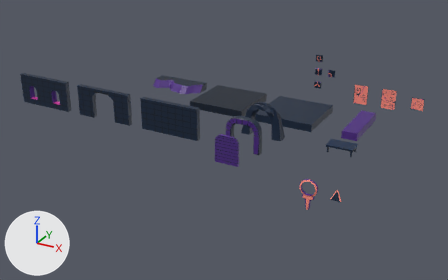
A saved change to the Blender file blender/assets.blend.
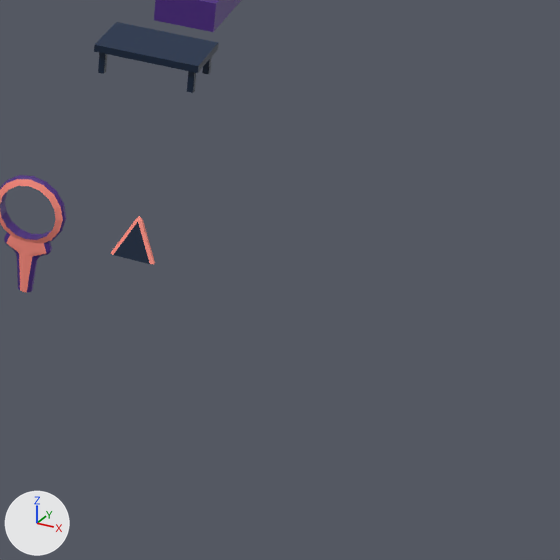
Each version is shown whole from a 50 mm camera at (29.4, -73.0, 29.8) aimed at (-6.6, -7.6, -3.0), then close up on the part from 67% to 100% of the width and 47% to 100% of the height. The axes (+X, +Y, +Z) are drawn at lower left. The lights are the same throughout.

Objects in the first close-up: 'artifact_arrow', 'artifact_base', 'connector', 'table'.
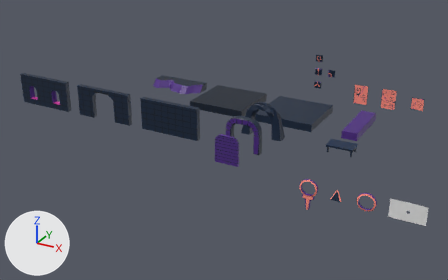
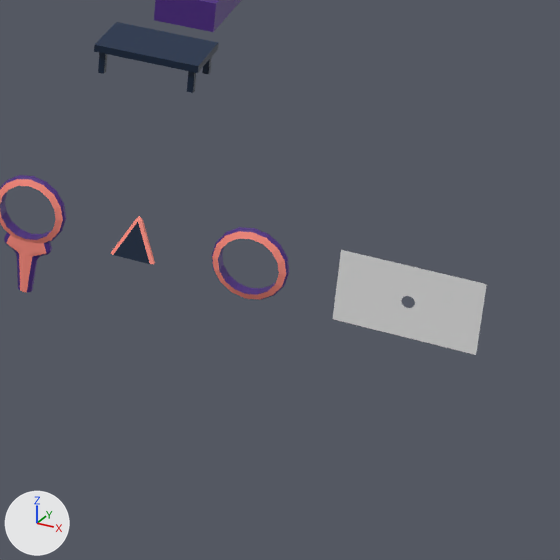
Pixel boxes (x1, y1, x2, y2) of what changed, in the close-ups (560 x 560 px):
'path_billboard', added
    after: (333, 250, 487, 355)
'artifact_base_2', added
    after: (212, 227, 289, 300)

The change, as a list of edits to the scene's bpy script:
```text
Add img_colors_png_002:
    img_colors_png_002 = load_image('colors.png.002', '../models/textures/colors.png', 512, 512, 'sRGB')
Add mat_shared_material_014:
    mat_shared_material_014 = principled_material('shared_material.014')
    mat_shared_material_014.texture = img_colors_png_002
Add me_plane_003:
    me_plane_003.from_pydata(...)  # 36 vertices, 2 faces; spans x -1.78..1.78, y -1.0..1.0, z 0.0
Add me_cylinder_001:
    me_cylinder_001.from_pydata(...)  # 96 vertices, 96 faces; spans x -1.0..1.0, y -0.18..0.18, z -1.0..1.0
    me_cylinder_001.materials.append(mat_shared_material_014)  # picture img_colors_png_002
Add ob_path_billboard:
    ob_path_billboard = bpy.data.objects.new('path_billboard', me_plane_003)
    ob_path_billboard.location = (20.0, -20.0, 0.0)
    ob_path_billboard.rotation_euler = (1.571, 0.0, 0.0)  # degrees (90, 0, 0)
Add ob_artifact_base_2:
    ob_artifact_base_2 = bpy.data.objects.new('artifact_base_2', me_cylinder_001)
    ob_artifact_base_2.location = (16.0, -20.0, 0.0)
```
